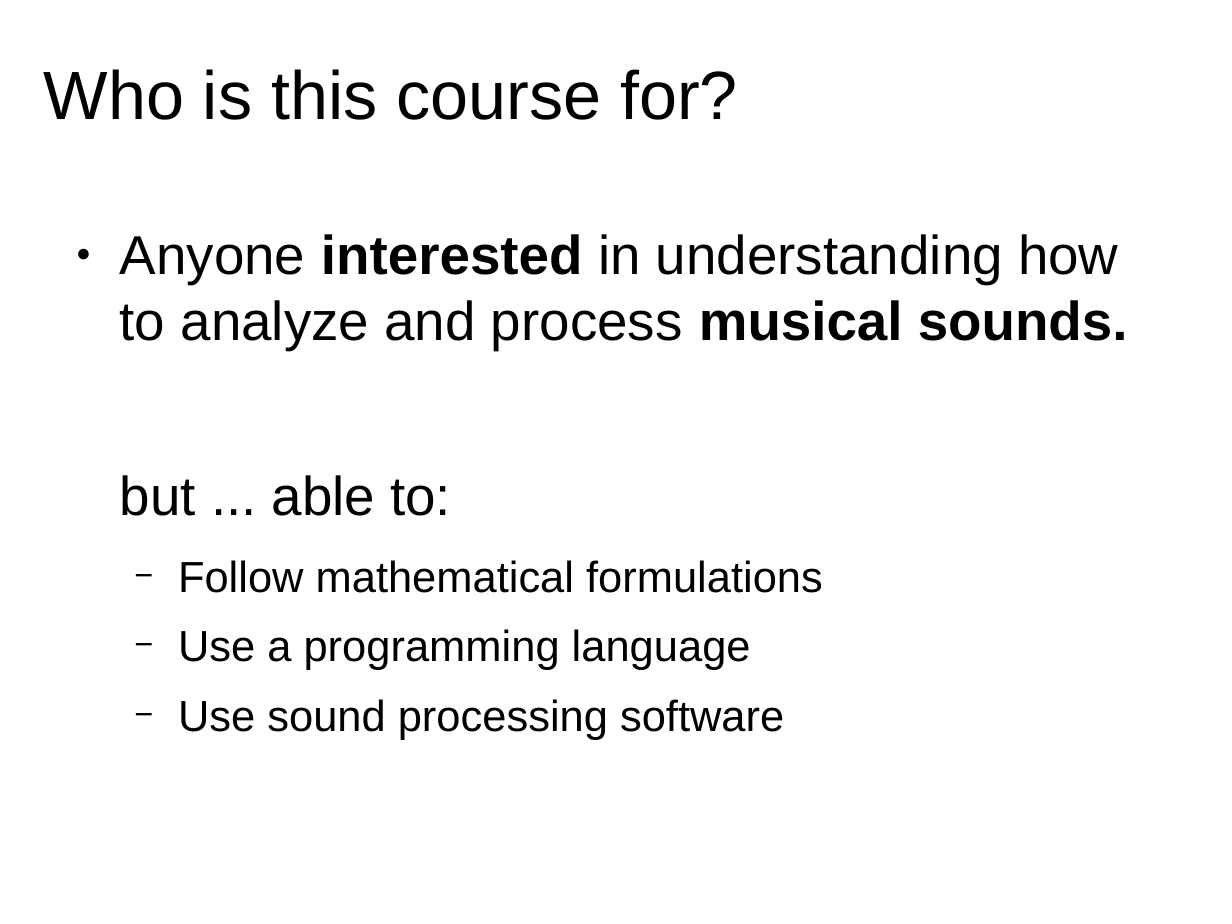
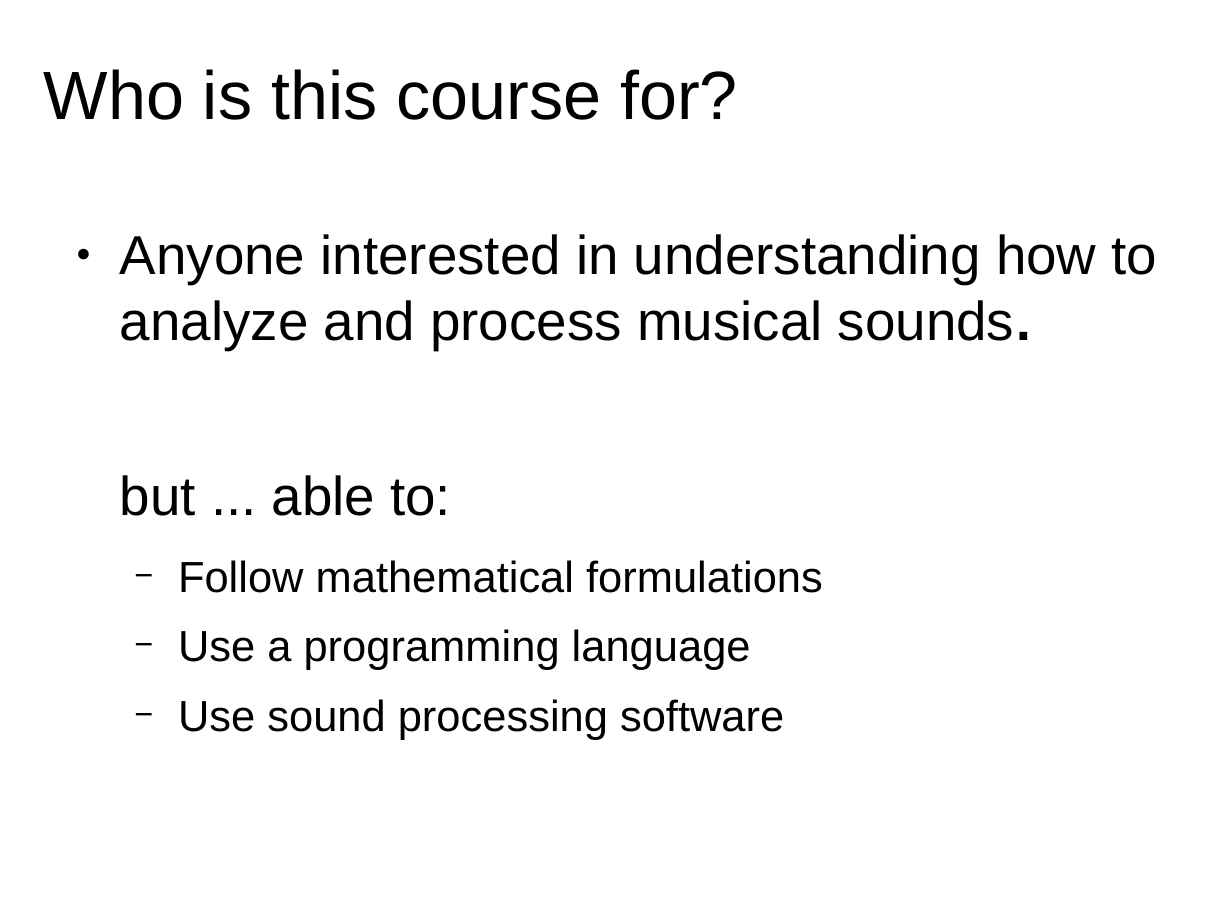
Before and after one commit to hoinx/sms-tools, a slide deck: slide 4 of lectures/1-Introduction/1T1-Welcome.odp (slide 10 before the commit). Drawn at 1232x924 pixels with LibreOffice and Linux fonts; fonts in the diff are those of the drawing. Boxes give left, top, right and bottom in pixels: in the first picture for what was removed or moved away, otherwise in the second. Text is boxed around its words. In the diff, an @@ line names an element or a change of style, - is before the commit and + after.

```diff
--- a/lectures/1-Introduction/1T1-Welcome.odp
+++ b/lectures/1-Introduction/1T1-Welcome.odp
@@ text at <box>120,234,1158,350</box>: bold off in "interested musical sounds." @@
```
Also in this commit, not shown: 5 other slides changed, 2 slides added, 8 slides removed, 4 other files.
